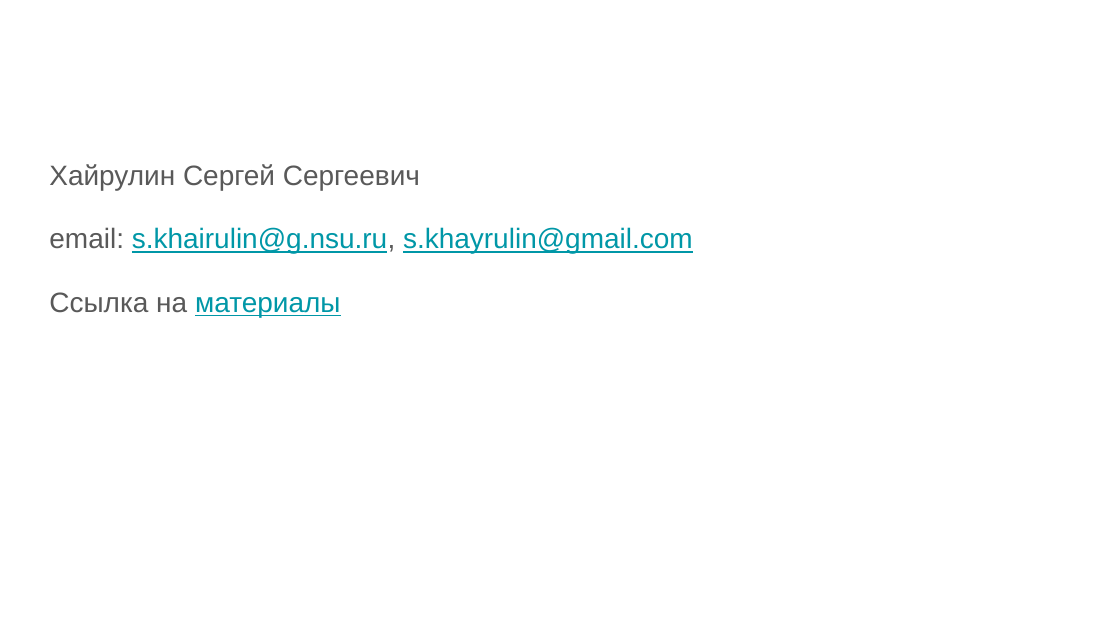
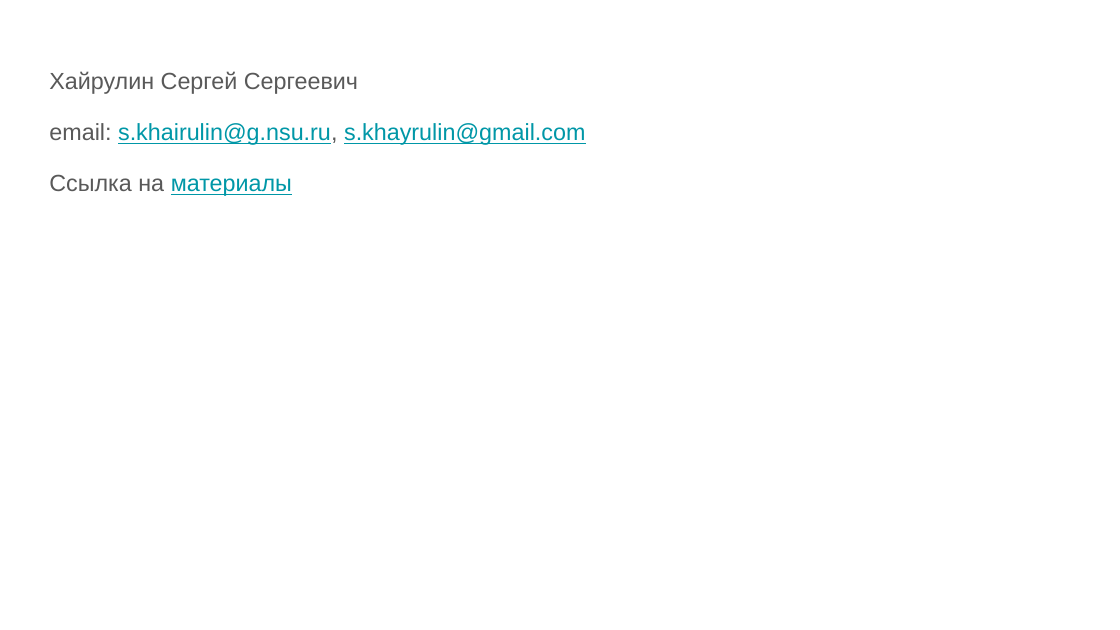
Before and after one commit to skhayrulin/python_course, a slide deck: slide 2 of lecture/Lecture4.pptx. Drawn at 1120x630 pixels with LibreOffice and Linux fonts; fonts in the diff are those of the drawing. Boxes give left, top, right and bottom in pixels: in the first picture for what was removed or moved away, otherwise in the second. Text is boxed around its words. In the diff, an @@ line names an element or a change of style, - is before the commit and + after.

```diff
--- a/lecture/Lecture4.pptx
+++ b/lecture/Lecture4.pptx
@@ text "Хайрулин Сергей Сергеевич": place and size @@
-text "Хайрулин Сергей Сергеевич" at <box>49,164,693,317</box>
+text "Хайрулин Сергей Сергеевич" at <box>49,71,585,196</box>
@@ text "Хайрулин Сергей Сергеевич" at <box>49,71,585,196</box>: size 18 to 15 pt; more space between paragraphs; less space between paragraphs @@
```
Also in this commit, not shown: 10 other slides changed, 42 slides added, 4 slides removed, 1 other file.
